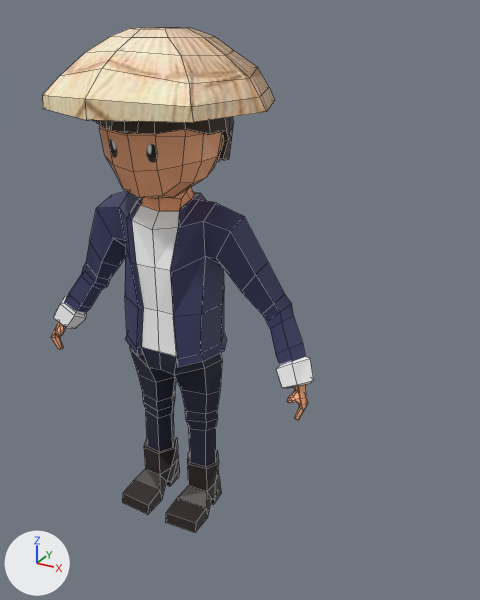
Two versions of the Blender file Map/Assets/Models/Yamato_civil/yamato_civil.blend, one commit apart.
Camera for both pictures: a 50 mm lens placed at (10.76, -15.41, 15.54), pointed at (2.61, -0.59, 8.13). Arrows for +X, +Y and +Z are at lower left; the lights stay in place. Mesh edges are drawn as thin lines.

Before the edit, the objects in view are built like this:
```python
me_cube_002 = bpy.data.meshes.new('Cube.002')
me_cube_002.from_pydata(...)  # 743 vertices, 714 faces, 2 loose edges; spans x -4.8..4.8, y -3.2..3.0, z -7.9..7.2
me_cube_002.materials.append(mat_yamato_civil_textures_jpg)  # picture img_yamato_civil_textures_jpg
ob_yamato = bpy.data.objects.new('Yamato', me_cube_002)
ob_yamato.location = (0.0, 0.0, 7.89)
```
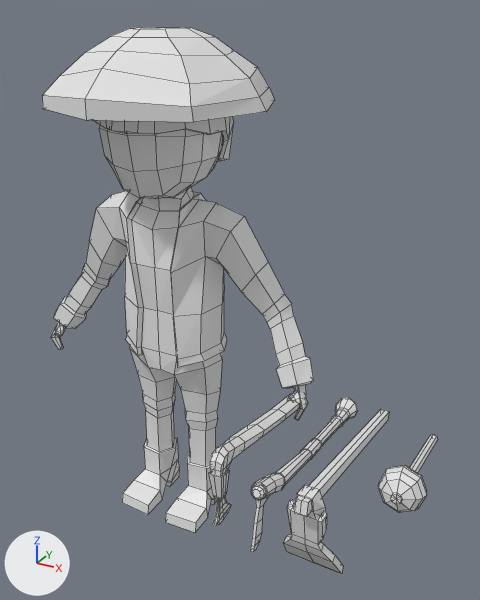
The newer file is also rescaled (x0.14), turned or shifted as a whole; pictures and numbers use the older file's frame.

What differs and where, as boxes [x1, y1, x2, y2] in the pictures (480 x 600 px):
'Yamato', reshaped (45% wider, 8% taller)
    before: [42, 27, 314, 532]
    after: [42, 27, 438, 574]
part 1 of me_cube_002, added
    after: [250, 398, 358, 552]
part 2 of me_cube_002, added
    after: [208, 394, 300, 526]
part 3 of me_cube_002, added
    after: [283, 500, 343, 574]
part 4 of me_cube_002, added
    after: [378, 434, 438, 513]
part 5 of me_cube_002, added
    after: [294, 410, 389, 517]
part 6 of me_cube_002, recoloured
    both: [42, 27, 314, 532]

What the commit changed:
me_cube_002 is used by ob_yamato; location (0.0, 0.0, 7.89).
me_cube_002 had 743 vertices, 714 faces, 2 loose edges and spanned x -4.8..4.8, y -3.2..3.0, z -7.9..7.2.
me_cube_002 now has 1263 vertices, 1230 faces, 2 loose edges and spans x -4.8..8.7, y -5.6..3.0, z -7.9..7.2.
me_cube_002 part 1: a new loose piece of 191 vertices spanning x 5.3..5.9, y -5.5..0.5, z -3.3..-1.7.
me_cube_002 part 2: a new loose piece of 137 vertices spanning x 4.1..4.5, y -4.9..-0.1, z -3.7..-1.6.
me_cube_002 part 3: a new loose piece of 76 vertices spanning x 6.1..7.4, y -5.3..-4.4, z -3.9..-1.8.
me_cube_002 part 4: a new loose piece of 74 vertices spanning x 7.6..8.7, y -3.5..0.1, z -3.0..-1.8.
me_cube_002 part 5: a new loose piece of 42 vertices spanning x 6.4..7.0, y -5.6..0.1, z -2.7..-1.4.
me_cube_002 part 6: 714 faces spanning x -4.8..4.8, y -3.2..3.0, z -7.9..7.2 switch from mat_yamato_civil_textures_jpg (picture img_yamato_civil_textures_jpg) to no material.
